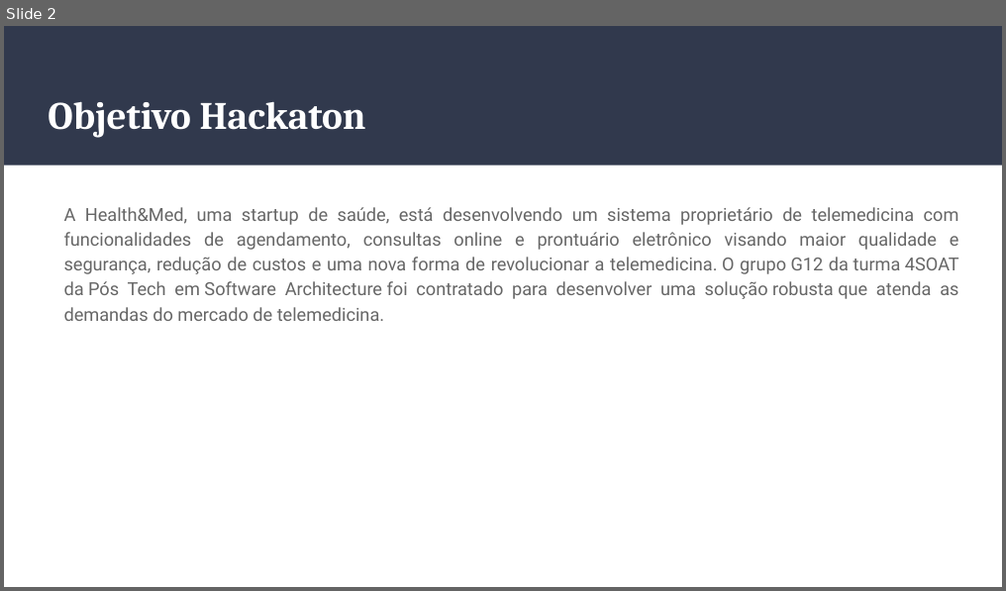
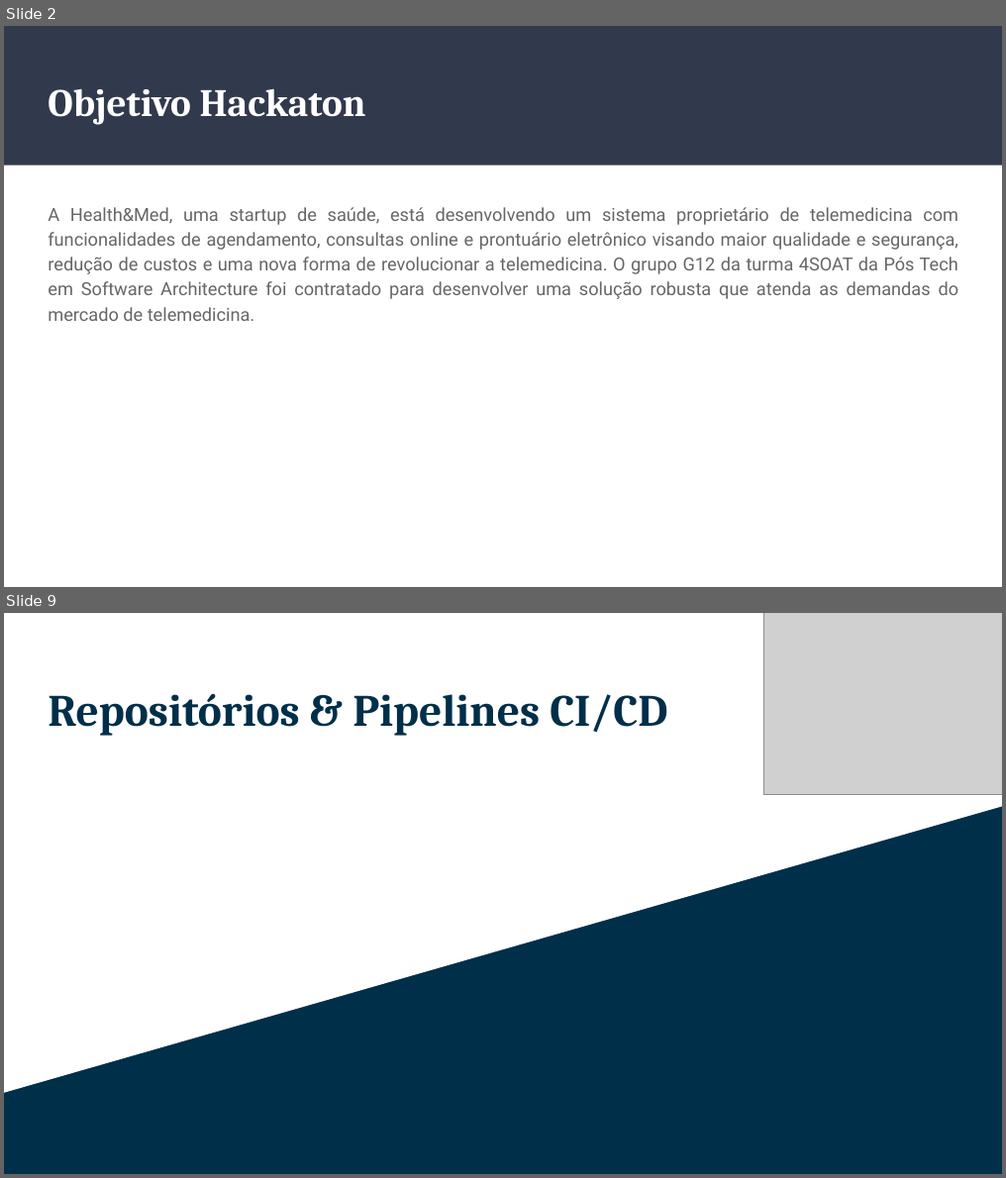
Before and after one commit to g12-4soat/techmedicos-docs, a slide deck: docs/Hackaton-TechMedicos.pptx. Shown one above the other, each under a label of ours: slide 2 before the commit, slides 2 and 9 after it; the slides between them are not shown. The pictures are 1006x591 and 1006x1178 pixels, drawn with LibreOffice and Linux fonts; fonts in the diff are those of the drawing; grey boxes stand for pictures. Boxes give left, top, right and bottom in pixels: in the first picture for what was removed or moved away, otherwise in the second. Text is boxed around its words. In the diff, an @@ line names an element or a change of style, - is before the commit and + after.

```diff
--- a/docs/Hackaton-TechMedicos.pptx
+++ b/docs/Hackaton-TechMedicos.pptx
@@ slide 9 added at [4, 613, 1002, 1174], background #002F4A @@
@@ freeform shape added at [4, 613, 1002, 1093], fill #FFFFFF @@
@@ picture added at [764, 613, 1002, 793] @@
@@ title added at [48, 693, 667, 736], 32.4 pt, text #002F4A, bold @@
+Repositórios & Pipelines CI/CD
@@ slide 2 changed as well @@
@@ title "Objetivo Hackaton": place and size @@
-title "Objetivo Hackaton" at [48, 101, 366, 138]
+title "Objetivo Hackaton" at [48, 88, 366, 125]
@@ text "A Health&Med, uma startup de ..." at [48, 207, 959, 321]: indent changed @@
```
Also in this commit, not shown: 2 other slides changed, 11 other slides added, 1 slide removed, 2 other files.
